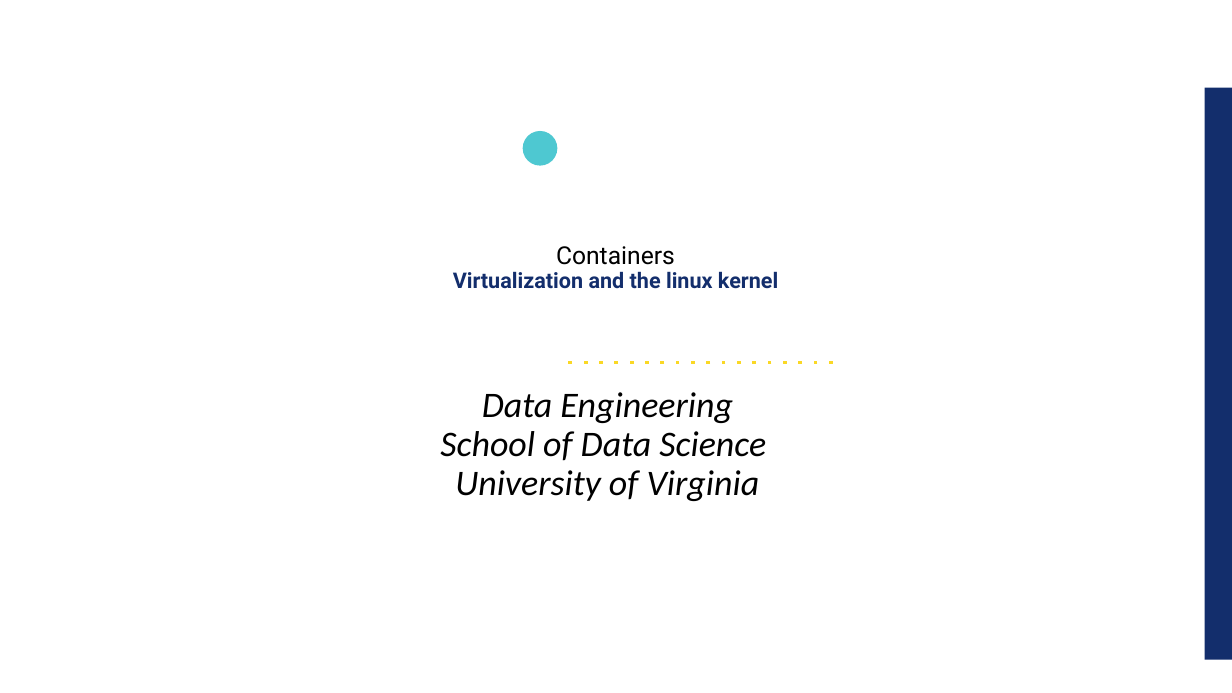
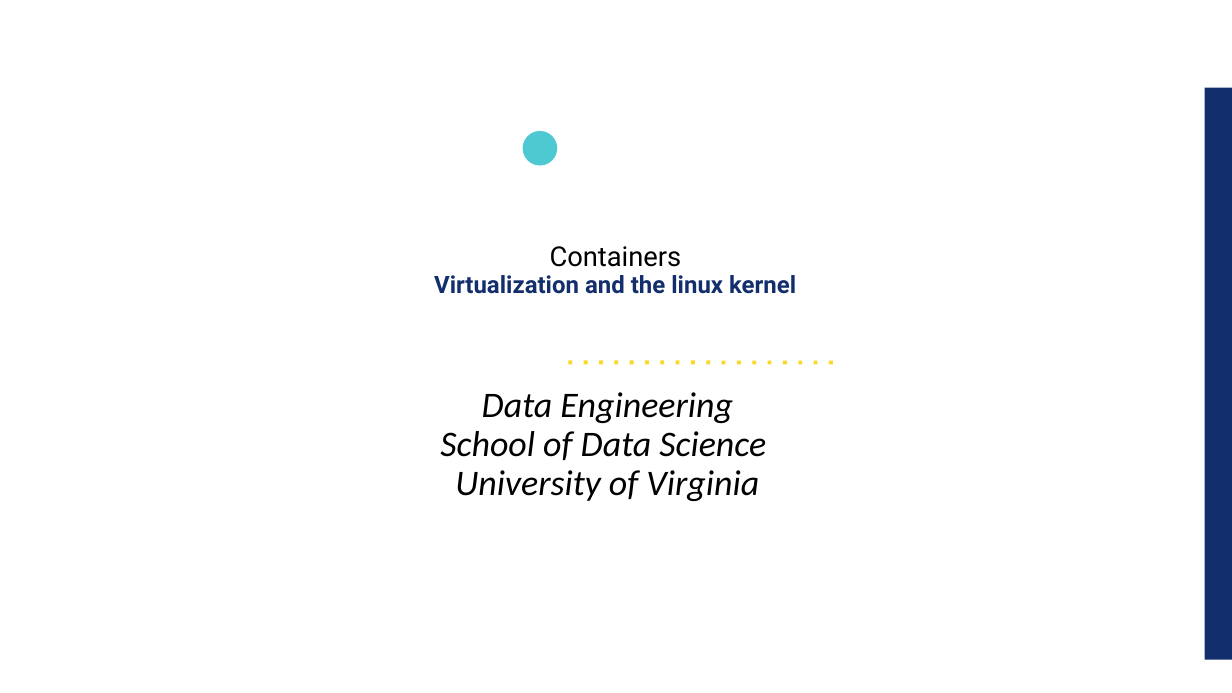
Before and after one commit to UVADS/data_engineering, a slide deck: slide 1 of containers/UVA-Containers.pptx. Drawn at 1232x693 pixels with LibreOffice and Linux fonts; fonts in the diff are those of the drawing; background and template pictures are left out. Boxes give left, top, right and bottom in pixels: in the first picture for what was removed or moved away, otherwise in the second. Text is boxed around its words. In the diff, an @@ line names an element or a change of style, - is before the commit and + after.

Commit message:
added some container slides

```diff
--- a/containers/UVA-Containers.pptx
+++ b/containers/UVA-Containers.pptx
@@ text "Containers Virtualization and the linux ..." at bbox=[434, 246, 796, 294]: size 14.4 to 16 pt in "Containers"; size 12.6 to 14 pt in "Virtualization and the linux kernel" @@
```
Also in this commit, not shown: 3 other slides changed, 2 slides added.
